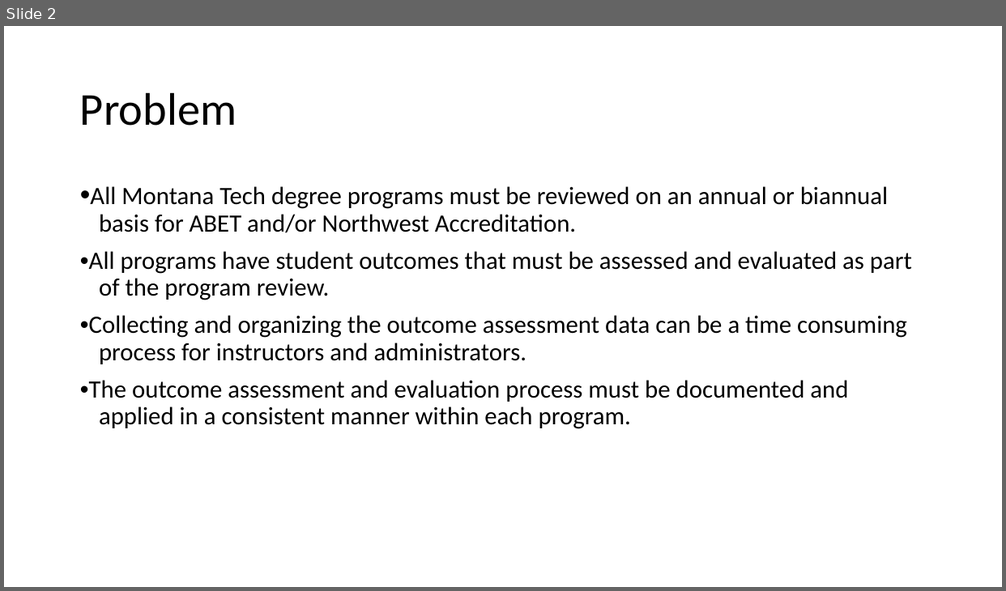
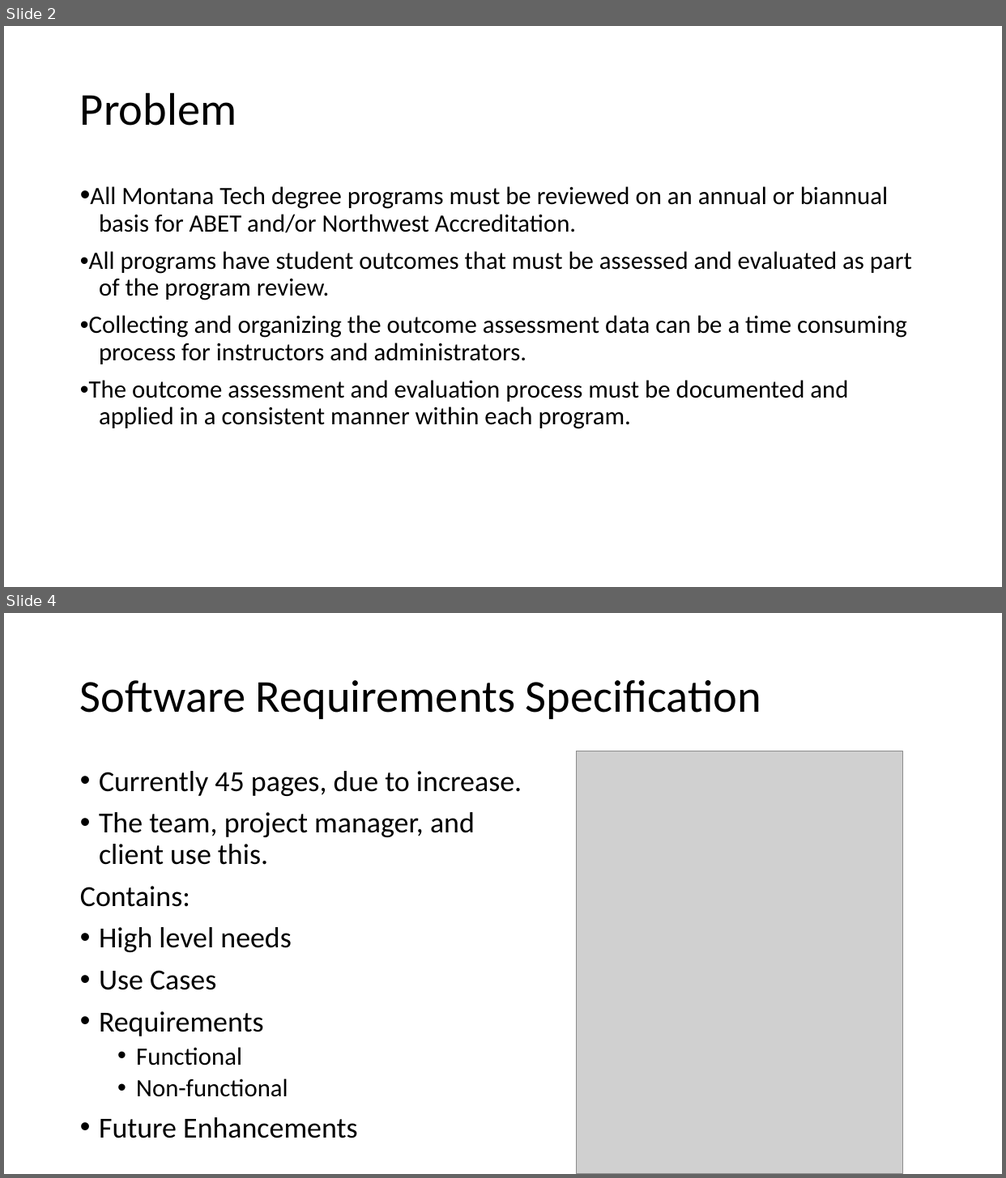
Before and after one commit to nclewis96/StOut, a slide deck: Documentation/SRDesignInitial.pptx. Shown one above the other, each under a label of ours: slide 2 before the commit, slides 2 and 4 after it; the slides between them are not shown. The pictures are 1006x591 and 1006x1178 pixels, drawn with LibreOffice and Linux fonts; fonts in the diff are those of the drawing; grey boxes stand for pictures. Boxes give left, top, right and bottom in pixels: in the first picture for what was removed or moved away, otherwise in the second. Text is boxed around its words. In the diff, an @@ line names an element or a change of style, - is before the commit and + after.

```diff
--- a/Documentation/SRDesignInitial.pptx
+++ b/Documentation/SRDesignInitial.pptx
@@ slide 4 added at box(4, 613, 1002, 1174), background #FFFFFF @@
@@ title added at box(80, 680, 761, 719), 44 pt, text #000000 @@
+Software Requirements Specification
@@ picture added at box(577, 752, 903, 1174) @@
@@ text added at box(80, 771, 522, 1139), 28 pt, text #000000 @@
+• Currently 45 pages, due to increase.
+• The team, project manager, and client use this.
+Contains:
+• High level needs
+• Use Cases
+• Requirements
+  • Functional
+  • Non-functional
+• Future Enhancements
```
Also in this commit, not shown: 1 slide changed, 7 other slides added, 1 other file.
